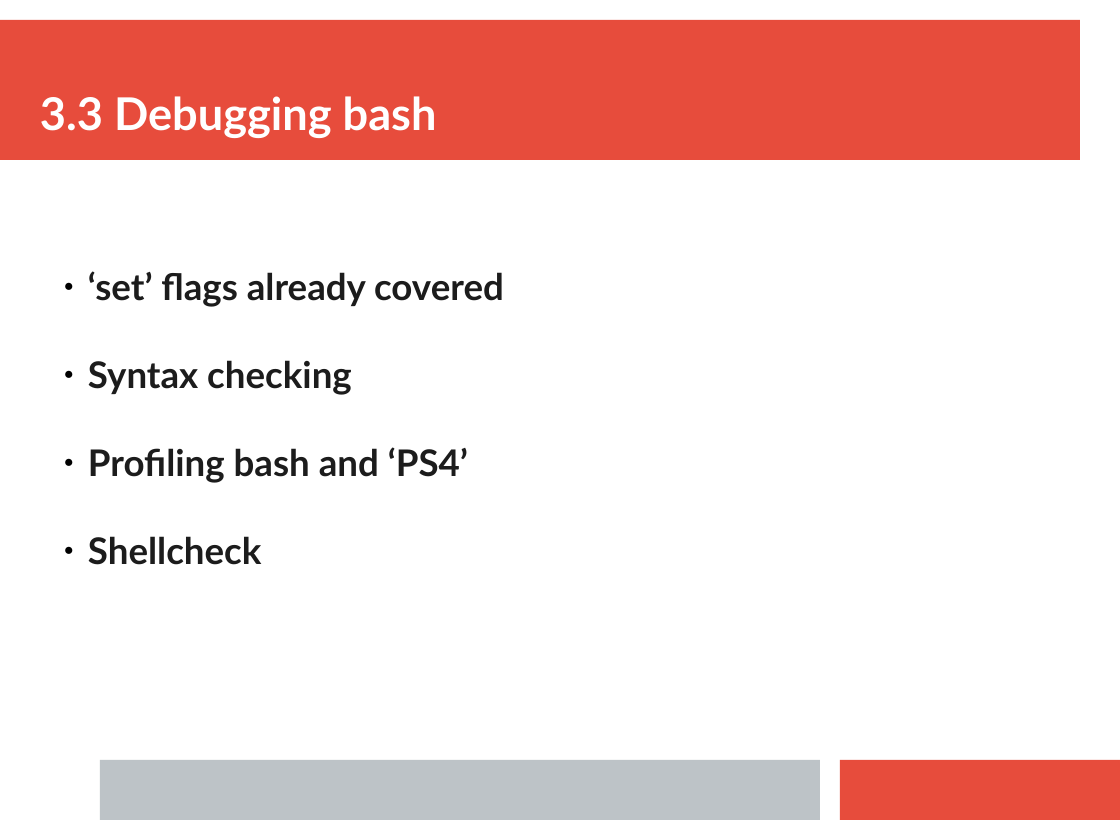
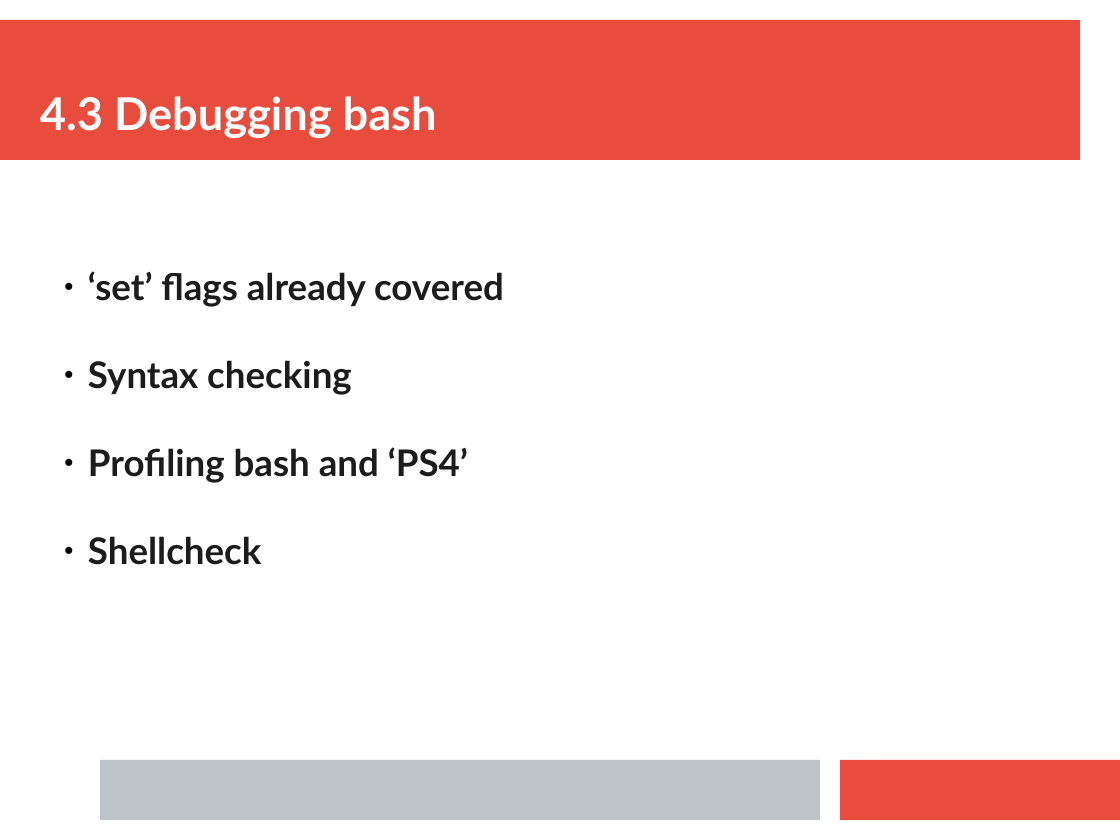
Before and after one commit to ianmiell/introduction-to-bash, a slide deck: slide 96 of slides/introduction_to_bash.pptx (slide 83 before the commit). Drawn at 1120x840 pixels with LibreOffice and Linux fonts; fonts in the diff are those of the drawing. Boxes give left, top, right and bottom in pixels: in the first picture for what was removed or moved away, otherwise in the second. Text is boxed around its words. In the diff, an @@ line names an element or a change of style, - is before the commit and + after.

```diff
--- a/slides/introduction_to_bash.pptx
+++ b/slides/introduction_to_bash.pptx
@@ text at (40, 96, 437, 138): text changed @@
-3.3 Debugging bash
+4.3 Debugging bash
```
Also in this commit, not shown: 13 other slides changed, 1 slide added, 8 slides removed, 1 other file.
